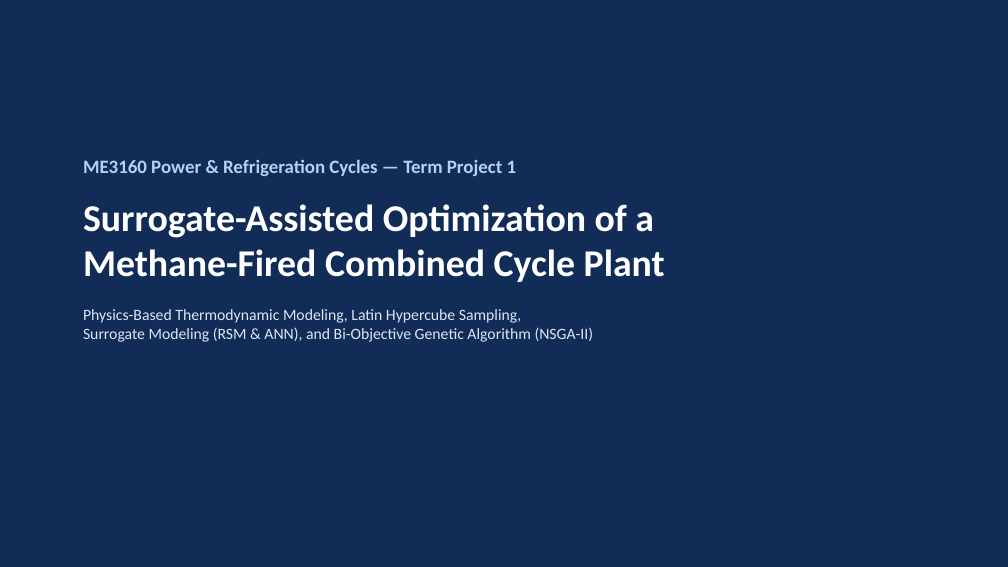
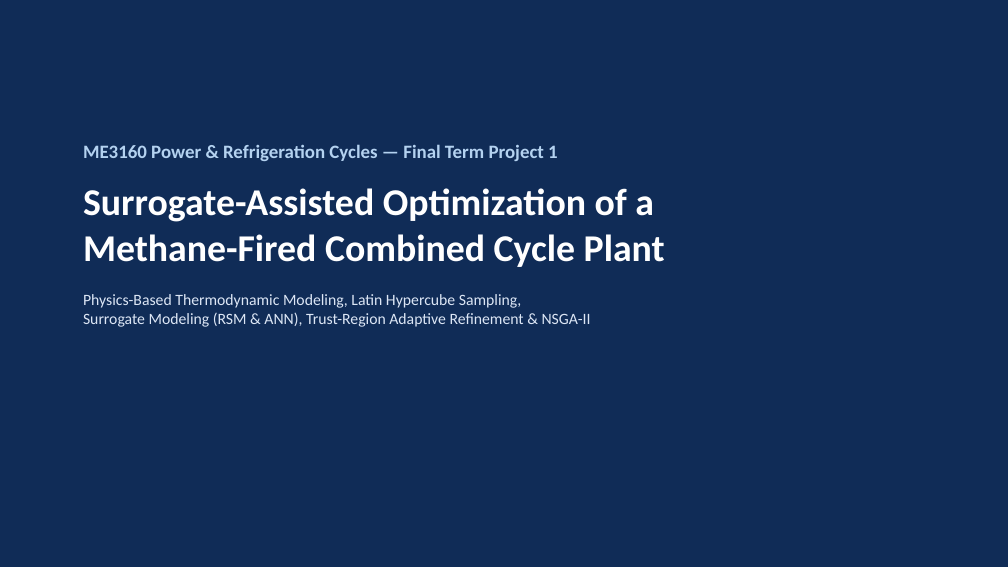
Before and after one commit to vishnu-v45/power-and-registration_final, a slide deck: slide 1 of Project_1_Combined_Cycle/Project1_Presentation.pptx. Drawn at 1008x567 pixels with LibreOffice and Linux fonts; fonts in the diff are those of the drawing. Boxes give left, top, right and bottom in pixels: in the first picture for what was removed or moved away, otherwise in the second. Text is boxed around its words. In the diff, an @@ line names an element or a change of style, - is before the commit and + after.

Commit message:
Phase 3: Regenerate presentation decks with labeled schematics/flowcharts and generate publication-quality multi-page PDF reports for both projects

```diff
--- a/Project_1_Combined_Cycle/Project1_Presentation.pptx
+++ b/Project_1_Combined_Cycle/Project1_Presentation.pptx
@@ text "ME3160 Power & Refrigeration Cycles ...": place and size @@
-text "ME3160 Power & Refrigeration Cycles ..." at box(83, 159, 665, 342)
+text "ME3160 Power & Refrigeration Cycles ..." at box(83, 144, 665, 327)
@@ text at box(83, 144, 558, 161): text changed @@
-ME3160 Power & Refrigeration Cycles — Term Project 1
+ME3160 Power & Refrigeration Cycles — Final Term Project 1
@@ text at box(83, 294, 591, 327): text changed @@
-Physics-Based Thermodynamic Modeling, Latin Hypercube Sampling,
-Surrogate Modeling (RSM & ANN), and Bi-Objective Genetic Algorithm (NSGA-II)
+Physics-Based Thermodynamic Modeling, Latin Hypercube Sampling,
+Surrogate Modeling (RSM & ANN), Trust-Region Adaptive Refinement & NSGA-II
```
Also in this commit, not shown: 7 other slides changed, 2 slides added, 1 slide removed, 17 other files.
